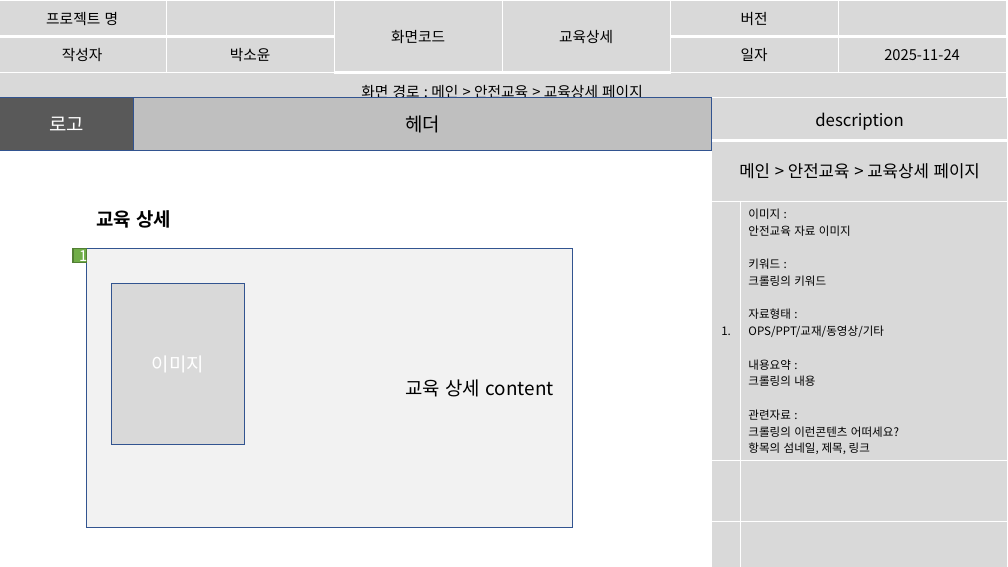
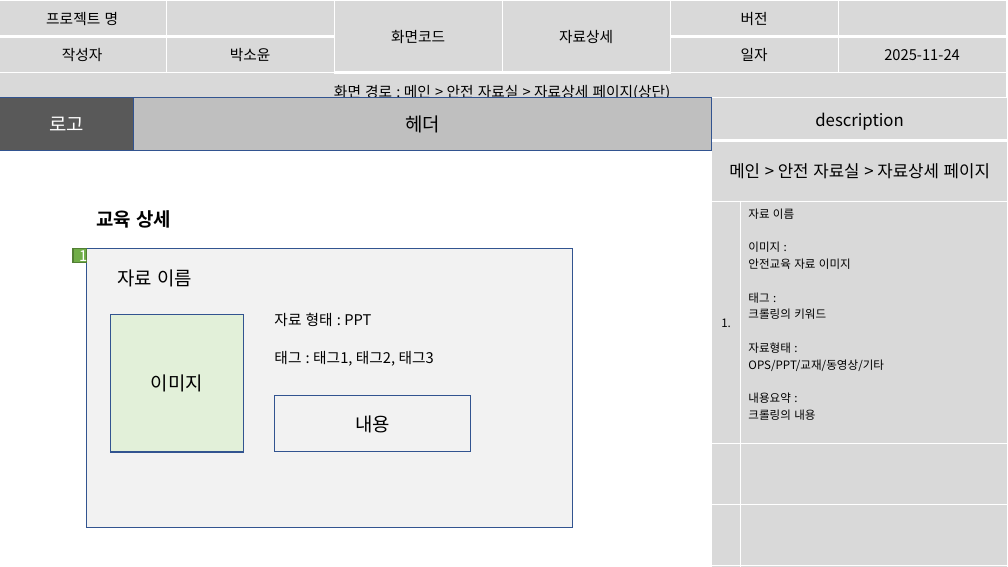
Before and after one commit to imyongchan/source, a slide deck: slide 39 of 스토리보드- 11.20/스토리보드_종합중 (2).pptx (slide 34 before the commit). Drawn at 1008x567 pixels with LibreOffice and Linux fonts; fonts in the diff are those of the drawing. Boxes give left, top, right and bottom in pixels: in the first picture for what was removed or moved away, otherwise in the second. Text is boxed around its words. In the diff, an @@ line names an element or a change of style, - is before the commit and + after.

```diff
--- a/스토리보드- 11.20/스토리보드_종합중 (2).pptx
+++ b/스토리보드- 11.20/스토리보드_종합중 (2).pptx
@@ table at [0, 0, 1006, 102] @@
-row 1, column 4: 교육상세
+row 1, column 4: 자료상세
-row 3, column 1: 화면 경로 : 메인 > 안전교육 > 교육상세 페이지
+row 3, column 1: 화면 경로 : 메인 > 안전 자료실 > 자료상세 페이지(상단)
@@ table at [712, 98, 1008, 567] @@
-row 2, column 1: 메인 > 안전교육 > 교육상세 페이지
+row 2, column 1: 메인 > 안전 자료실 > 자료상세 페이지
-row 3, column 2: 이미지 : / 안전교육 자료 이미지 / 키워드 : / 크롤링의 키워드 / 자료형태 : / OPS/PPT/교재/동영상/기타 / 내용요약 : / 크롤링의 내용 / 관련자료 : / 크롤링의 이런콘텐츠 어떠세요? / 항목의 섬네일, 제목, 링크
+row 3, column 2: 자료 이름 / 이미지 : / 안전교육 자료 이미지 / 태그 : / 크롤링의 키워드 / 자료형태 : / OPS/PPT/교재/동영상/기타 / 내용요약 : / 크롤링의 내용
@@ text added at [118, 269, 193, 287], 18 pt, text #000000 @@
+자료 이름
@@ rectangle "이미지": place and size @@
-rectangle "이미지" at [111, 284, 245, 445]
+rectangle "이미지" at [110, 315, 244, 452]
@@ rectangle "이미지" at [110, 315, 244, 452]: text colour #FFFFFF to #000000; fill #D9D9D9 to #E2F0D9 @@
@@ text added at [274, 312, 371, 326], 14 pt, text #000000 @@
+자료 형태 : PPT
@@ text added at [274, 351, 434, 366], 14 pt, text #000000 @@
+태그 : 태그1, 태그2, 태그3
@@ text in rectangle at [405, 379, 554, 397]: text removed @@
-교육 상세 content
@@ rectangle added at [274, 395, 470, 452], outline #325491 1 pt, 18 pt, text #000000 @@
+내용
```
Also in this commit, not shown: 31 other slides changed, 14 slides added, 5 slides removed.
